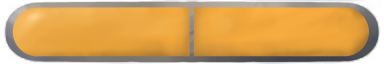
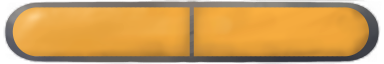
Layer changes from the first (384, 64) image to the second:
painted on "Rim" over left=3, top=0, right=380, bottom=64
